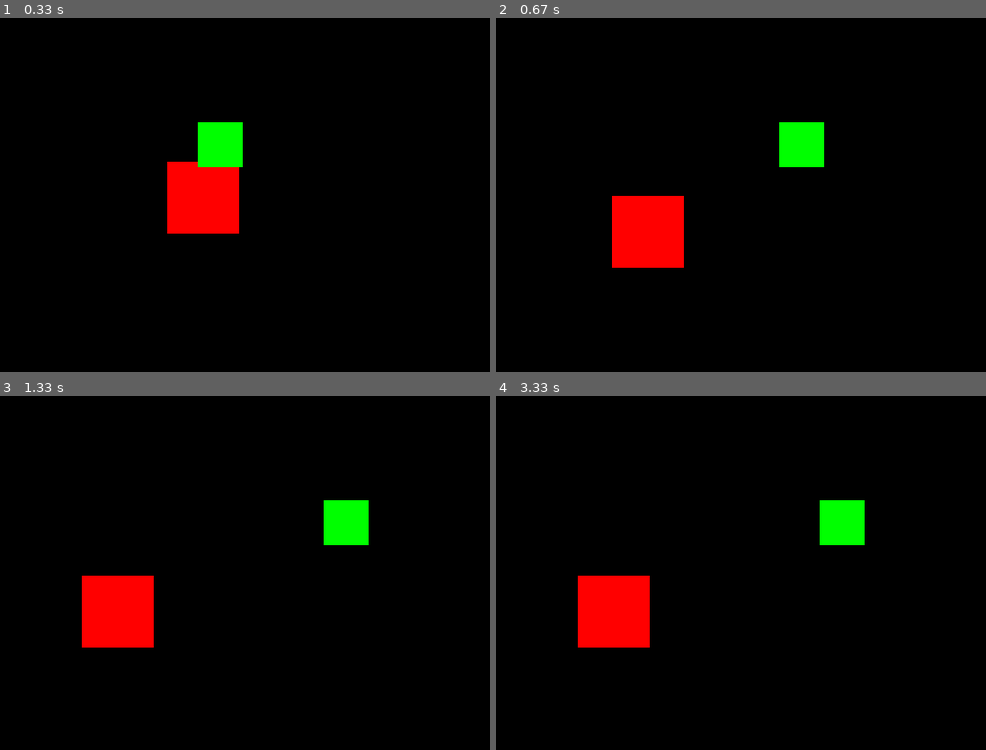
Above: before the commit, frames 1-4 (two rows, left to right).
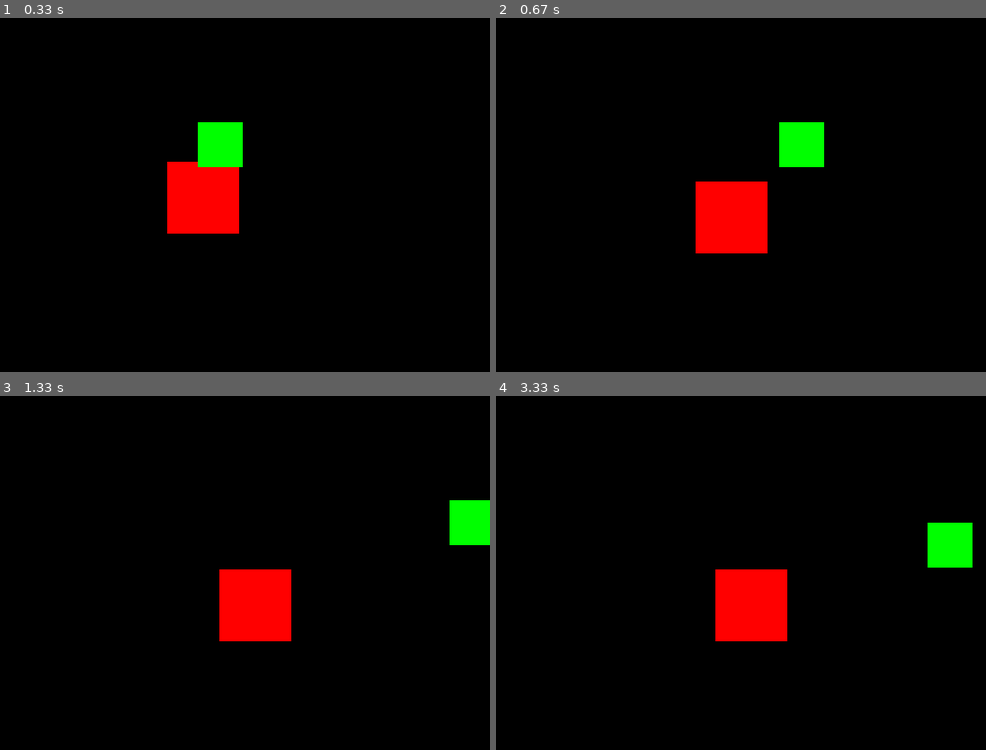
Above: after the commit, the same moments.

Repository: hsiang086/crc-static-exhibition
Game: pygame game, started from main/third_scene.py
Same seed, same stepped clock (60 frames per second), same inputs: the game is played once before the commit and once after it.
Inputs:
- Up to frame 1 (0.33 s): no input
- Up to frame 2 (0.67 s): hold M from 0.33 s (still down); hold D from 0.33 s (still down)
- Up to frame 3 (1.33 s): release M at 0.8 s; release D at 0.8 s; hold P 0.83-1.3 s; hold D 0.83-1.3 s
- Up to frame 4 (3.33 s): hold D 1.33-1.8 s; hold A 2.67-3.2 s; hold S from 3.23 s (still down)

Frame 1 is identical in both runs. In frame 2, 6.0% of the frame differs, in the area x 23-56%, y 46-71%; in frame 3, 8.2%; in frame 4, 8.3%, in the area x 16-98%, y 29-72%.

Commit message:
Update third_scene

Diff:
--- a/main/third_scene.py
+++ b/main/third_scene.py
@@ -11,21 +11,12 @@
     global screen
     global x_center, y_center
     global third_scenes
-    global theta
-    global movecircle_bool
-    global movetriangle_bool
-    global circle_move_speed
-    global check
-    global step
+
 
     RES = WIDTH, HEIGHT = 600, 600
     FPS = 60
     x_center, y_center = WIDTH / 2, HEIGHT / 2
 
-    theta = 0
-    step = 150
-    circle_move_speed = 2
-    movecircle_bool = False
 
     pygame.init()
     pygame.display.set_caption("third")
@@ -33,7 +24,7 @@
     clock = pygame.time.Clock()
 
     third_scenes = pygame.sprite.Group()
-    third_scenes.add(Balloon(),Aim())
+    third_scenes.add(Balloon(), Aim())
 
 class Aim(pygame.sprite.Sprite):
     def __init__(self):
@@ -61,17 +52,21 @@
         self.image = pygame.Surface((80,80))
         self.image.fill("red")
         self.rect = self.image.get_rect()
-        self.speed = 5
-        self.count = 0
+        self.paused = False
+        self.theta = 0
         # circle radius
+        self.movecircle_bool = True if random.randint(0,1) == 1 else False
+        self.circle_speed = 2
         self.r = 100
         self.rect.centerx = x_center
         self.rect.centery = y_center
         self.circle_centerx = self.rect.centerx - self.r
         self.circle_centery = self.rect.centery
+        #
+        self.movetriangle_bool = not self.movecircle_bool
 
     def circlemotion(self):
-        theta_degree = theta * 2 * pi / 360
+        theta_degree = self.theta * 2 * pi / 360
         costheta, sintheta = cos(theta_degree), sin(theta_degree)
         # rotation matrix   https://en.wikipedia.org/wiki/Rotation_matrix
         self.rect.centerx = self.circle_centerx + self.r * costheta
@@ -80,39 +75,50 @@
     def trianglemotion(self):
         m_x = sqrt(3)
         m_y = 1
-        speed = 1
+        self.triangle_speed = 1
+        self.step = 150
+        self.count = 0
+        self.count += 1
+        self.count %= 450
 
-        if self.count < step:
-            self.count += 1
-            self.rect.centerx += m_x * speed
-            self.rect.centery += m_y * speed
+        if self.count < self.step:
+            self.rect.centerx += m_x * self.triangle_speed
+            self.rect.centery += m_y * self.triangle_speed
 
-        if self.count < 2 * step and self.count >= step:
-            self.count += 1
-            self.rect.centerx -= sqrt(pow(m_x, 2) + pow(m_y,2)) * speed
-            self.rect.centery += m_y - m_y * speed
+        if self.count < 2 * self.step and self.count >= self.step:
+            self.rect.centerx -= sqrt(pow(m_x, 2) + pow(m_y,2)) * self.triangle_speed
+            # self.rect.centery += m_y - m_y * speed
 
-        if self.count < 3 * step and self.count >= 2 * step:
-            self.count += 1
-            self.count %= 3 * step
-            self.rect.centerx += m_x * speed
-            self.rect.centery -= m_y * speed
+        if self.count < 3 * self.step and self.count >= 2 * self.step:
+            self.count %= 3 * self.step
+            self.rect.centerx += m_x * self.triangle_speed
+            self.rect.centery -= m_y * self.triangle_speed
 
     def update(self):
         #if rotation_bool:
         #    self.rotate_init()
         #    rotation_bool = False
-        if movecircle_bool:
-            self.circlemotion()
-        if movetriangle_bool:
-            self.trianglemotion()
+        for event in events:
+            if event.type == pygame.KEYDOWN:
+                if event.key == pygame.K_p:
+                    self.paused = not self.paused
+                    if self.paused:
+                        print("paused")
+                if event.key == pygame.K_m:
+                    self.movecircle_bool = not self.movecircle_bool
+                    self.movetriangle_bool = not self.movetriangle_bool
+        if not self.paused:
+            if self.movecircle_bool:
+                self.theta += self.circle_speed
+                self.circlemotion()
+            if self.movetriangle_bool:
+                self.theta += 60
+                self.trianglemotion()
+            self.theta %= 360
 
 
 init()
-paused = True
-check = True
-movecircle_bool = False
-movetriangle_bool = False
+
 while True:
     screen.fill("black")
     third_scenes.draw(screen)
@@ -121,25 +127,6 @@
     for event in events:
         if event.type == pygame.QUIT:
             os._exit(True)
-        if event.type == pygame.KEYDOWN:
-            if event.key == pygame.K_p:
-                paused = not paused
-                if not paused:
-                    print("paused")
-    if check:
-        random_num = random.randint(0,1)
-        if random_num == 0:
-            movecircle_bool = True
-        elif random_num == 1:
-            movetriangle_bool = True
-        check = False
 
-    if paused:
-        if movecircle_bool:
-            theta += circle_move_speed
-            theta %= 360
-        if movetriangle_bool:
-            theta += 60
-            theta %= 360
-        third_scenes.update()
-        pygame.display.update()
+    third_scenes.update()
+    pygame.display.update()
